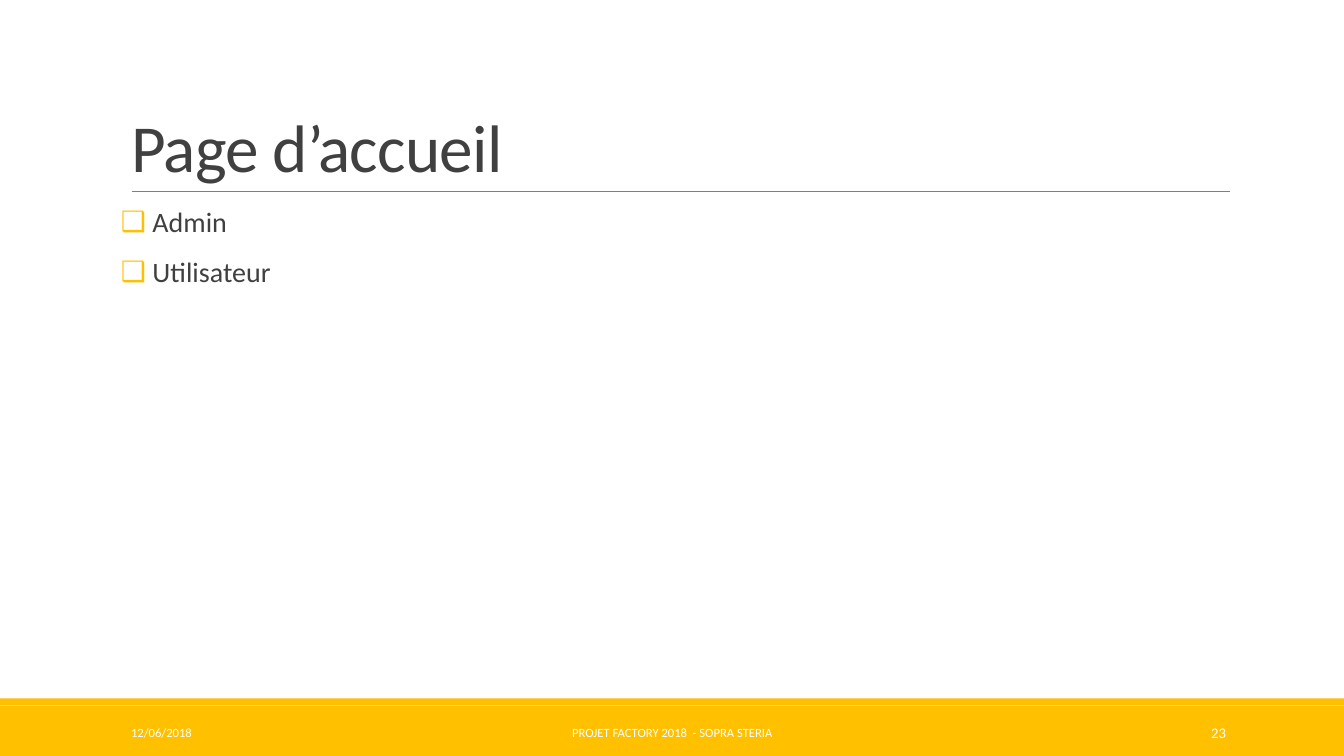
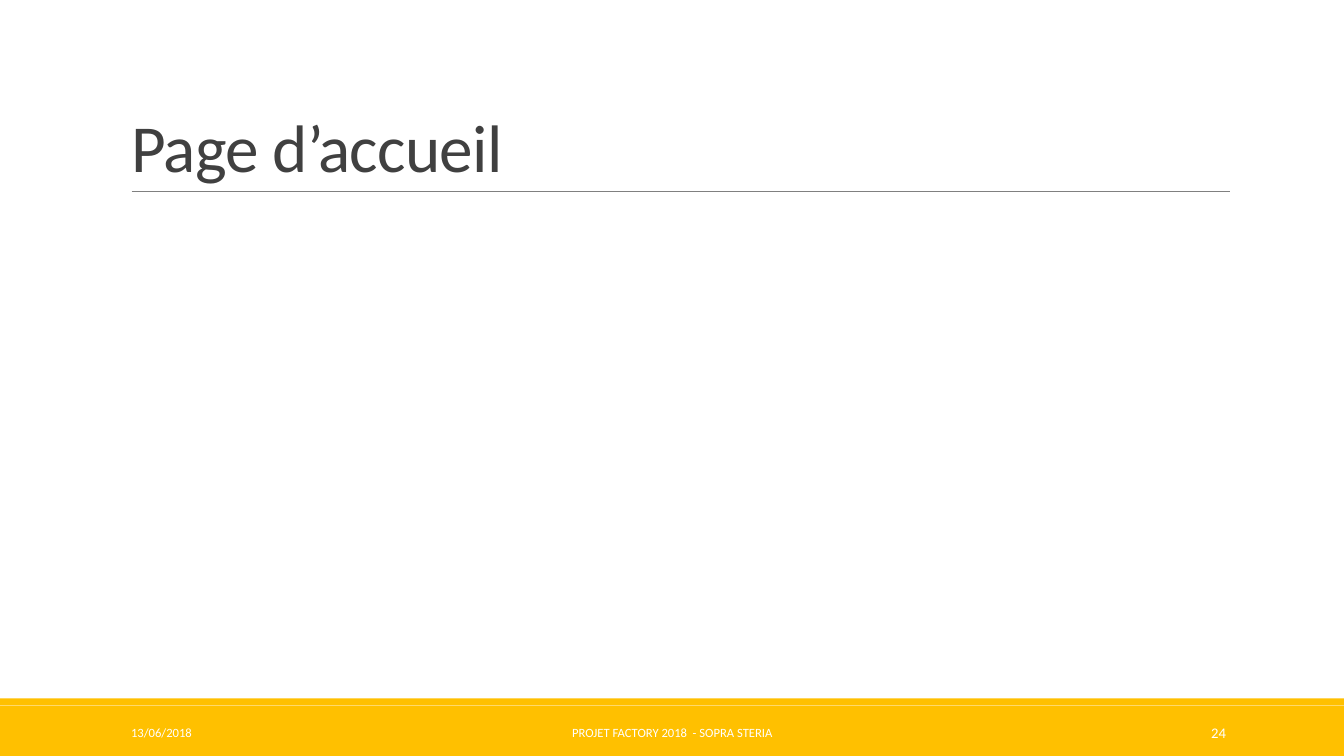
Before and after one commit to Pweting/ProjetFinalAAA, a slide deck: slide 24 of ProjetFinalAAA-Factory.pptx (slide 23 before the commit). Drawn at 1344x756 pixels with LibreOffice and Linux fonts; fonts in the diff are those of the drawing. Boxes give left, top, right and bottom in pixels: in the first picture for what was removed or moved away, otherwise in the second. Text is boxed around its words. In the diff, an @@ line names an element or a change of style, - is before the commit and + after.

Commit message:
Powerpoint corrigé ! et page accueil image

```diff
--- a/ProjetFinalAAA-Factory.pptx
+++ b/ProjetFinalAAA-Factory.pptx
@@ text removed at [152, 212, 270, 282] @@
-❑ Admin
-❑ Utilisateur
@@ text at [131, 728, 192, 738]: text changed @@
-12/06/2018
+13/06/2018
@@ page number at [1211, 728, 1226, 738]: text changed @@
-23
+24
```
Also in this commit, not shown: 30 other slides changed, 3 slides added, 2 slides removed, 3 other files.
